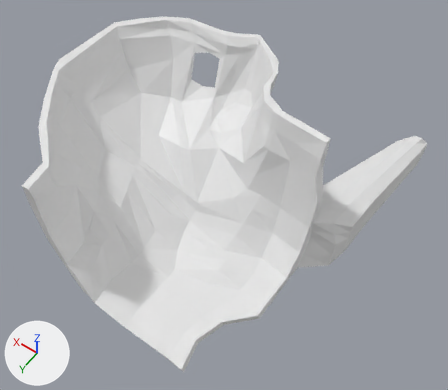
A saved change to the Blender file 3D-Modell/left front.blend.
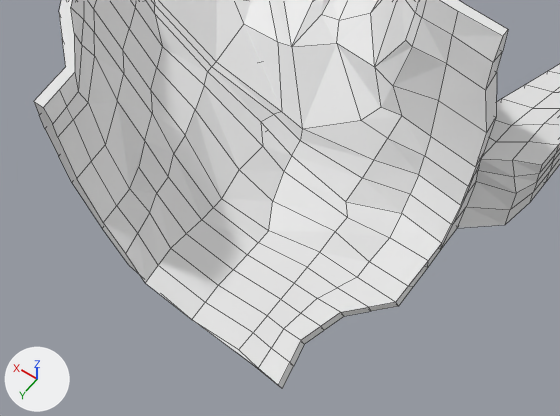
Each version is shown whole from a 50 mm camera at (-0.128, -0.138, 0.31) aimed at (-0.009, -0.304, 0.049), then close up on the part from 0% to 81% of the width and 31% to 100% of the height. The axes (+X, +Y, +Z) are drawn at lower left. The lights are the same throughout. The older version's two pictures come first. The close-ups show mesh edges as thin lines.

Objects in the first close-up: 'Cat Chassis'.
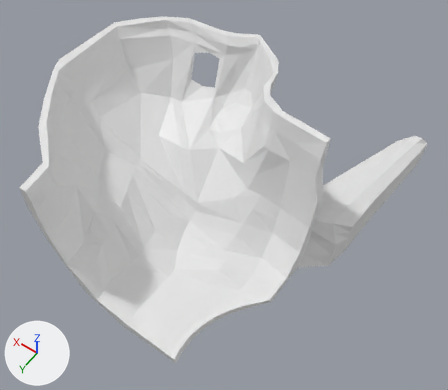
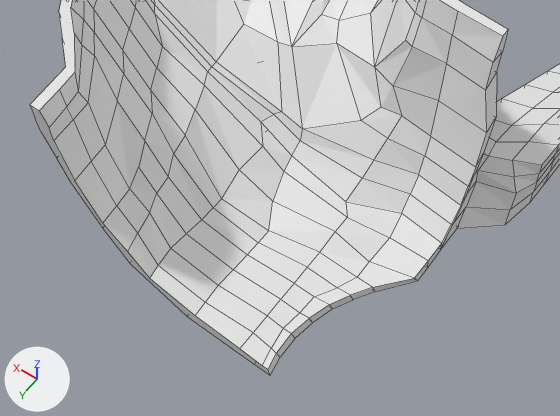
The newer file is also turned or shifted as a whole; pictures and numbers use the older file's frame.

Where the change shows, as pixel boxes [x1, y1, x2, y2] in the close-ups (560 x 416 px; the box of a moved part takes in the faces that stretch with it):
'Cat Chassis', reshaped
    before: [34, 0, 560, 389]
    after: [30, 0, 560, 375]
part 1 of me_cube_001, moved or reshaped
    before: [34, 0, 508, 389]
    after: [30, 0, 508, 375]
part 2 of me_cube_001, moved or reshaped
    both: [475, 138, 528, 177]

The change, as a diff of the scene's bpy script:
```diff
--- a/3D-Modell/left front.blend.py
+++ b/3D-Modell/left front.blend.py
@@ me_cube_001 @@
 # used by ob_cat_chassis; location = (0.0, 0.0, 0.1094); rotation_euler = (0.0, 1.571, 0.0), in degrees (0, 90, 0); scale = (1.0, 1.0, 0.556)
-me_cube_001.from_pydata(...)  # 612 vertices, 577 faces; spans x 0.004..0.081, y -0.412..-0.219, z -0.145..0.196
-me_cube_001.vertices[17].co = (0.069, -0.221, 0.028)  # pixel (128, 265)
-me_cube_001.vertices[46].co = (0.07, -0.219, 0.013)  # pixel (145, 283)
-me_cube_001.vertices[47].co = (0.081, -0.22, -0.083)  # pixel (282, 388)
-me_cube_001.vertices[48].co = (0.081, -0.236, -0.077)  # pixel (304, 344)
-me_cube_001.vertices[50].co = (0.081, -0.264, -0.107)  # pixel (398, 306)
-me_cube_001.vertices[53].co = (0.077, -0.263, -0.106)  # pixel (395, 302)
-me_cube_001.vertices[55].co = (0.077, -0.235, -0.076)  # pixel (300, 340)
-me_cube_001.vertices[56].co = (0.077, -0.219, -0.082)  # pixel (278, 385)
-me_cube_001.vertices[74].co = (0.081, -0.221, -0.061)  # pixel (252, 364)
-me_cube_001.vertices[76].co = (0.081, -0.25, -0.062)
-me_cube_001.vertices[79].co = (0.077, -0.22, -0.067)  # pixel (258, 368)
-me_cube_001.vertices[81].co = (0.077, -0.249, -0.068)  # pixel (317, 298)
-me_cube_001.vertices[204].co = (0.075, -0.22, -0.02)  # pixel (191, 319)
-me_cube_001.vertices[255].co = (0.061, -0.22, 0.026)  # pixel (125, 253)
-me_cube_001.vertices[482].co = (0.081, -0.272, -0.107)  # pixel (413, 286)
-me_cube_001.vertices[483].co = (0.077, -0.27, -0.106)  # pixel (408, 286)
-me_cube_001.vertices[502].co = (0.081, -0.257, -0.096)  # pixel (371, 311)
-me_cube_001.vertices[503].co = (0.077, -0.256, -0.095)  # pixel (368, 307)
-me_cube_001.vertices[539].co = (0.081, -0.228, -0.08)  # pixel (293, 366)
-me_cube_001.vertices[540].co = (0.077, -0.227, -0.079)  # pixel (289, 362)
-me_cube_001.vertices[108].co = (0.05, -0.309, -0.107)  # pixel (480, 158)
+me_cube_001.from_pydata(...)  # 612 vertices, 577 faces; spans x 0.004..0.081, y -0.412..-0.221, z -0.145..0.196
+# me_cube_001 part 1
+for i in [12, 27, 57, 66, 531, 551, 556, 560]: me_cube_001.vertices[i].co += Vector((0.0, 0.001, 0.0))
+for i in [49, 54, 520, 521]: me_cube_001.vertices[i].co += Vector((0.0, 0.0, 0.008))
+me_cube_001.vertices[17].co = (0.069, -0.221, 0.028)  # pixel (130, 263)
+me_cube_001.vertices[46].co = (0.07, -0.221, 0.013)  # pixel (149, 278)
+me_cube_001.vertices[47].co = (0.081, -0.221, -0.073)  # pixel (270, 375)
+me_cube_001.vertices[48].co = (0.081, -0.236, -0.071)  # pixel (295, 338)
+me_cube_001.vertices[50].co = (0.081, -0.264, -0.091)  # pixel (375, 291)
+me_cube_001.vertices[53].co = (0.077, -0.263, -0.09)  # pixel (372, 287)
+me_cube_001.vertices[55].co = (0.077, -0.235, -0.069)  # pixel (291, 333)
+me_cube_001.vertices[56].co = (0.077, -0.221, -0.072)  # pixel (268, 369)
+me_cube_001.vertices[74].co = (0.081, -0.221, -0.062)  # pixel (254, 364)
+me_cube_001.vertices[76].co = (0.081, -0.25, -0.06)
+me_cube_001.vertices[79].co = (0.077, -0.221, -0.068)  # pixel (262, 365)
+me_cube_001.vertices[81].co = (0.077, -0.249, -0.066)  # pixel (314, 296)
+me_cube_001.vertices[204].co = (0.075, -0.221, -0.02)  # pixel (195, 315)
+me_cube_001.vertices[255].co = (0.061, -0.221, 0.026)  # pixel (127, 251)
+me_cube_001.vertices[482].co = (0.081, -0.275, -0.107)  # pixel (417, 280)
+me_cube_001.vertices[483].co = (0.077, -0.273, -0.107)  # pixel (414, 278)
+me_cube_001.vertices[502].co = (0.081, -0.257, -0.083)  # pixel (353, 299)
+me_cube_001.vertices[503].co = (0.077, -0.256, -0.082)  # pixel (350, 295)
+me_cube_001.vertices[539].co = (0.081, -0.228, -0.071)  # pixel (280, 357)
+me_cube_001.vertices[540].co = (0.077, -0.227, -0.07)  # pixel (276, 353)
+# me_cube_001 part 2
+me_cube_001.vertices[108].co = (0.051, -0.312, -0.11)  # pixel (488, 155)
```
